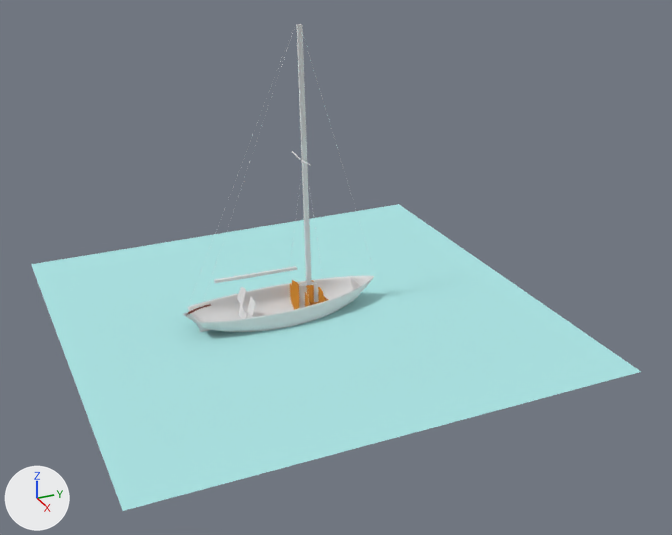
Two versions of the Blender file GD28.blend, one commit apart.
Rendered twice from a camera (50 mm lens) standing at (33.5, -12.5, 18.5) and looking at (1.8, 1.7, 2.7). The axes (+X, +Y, +Z) are drawn at lower left. The lights are the same throughout.

In view in the first picture: 'Hull.3d', 'Mast', 'Plane'.
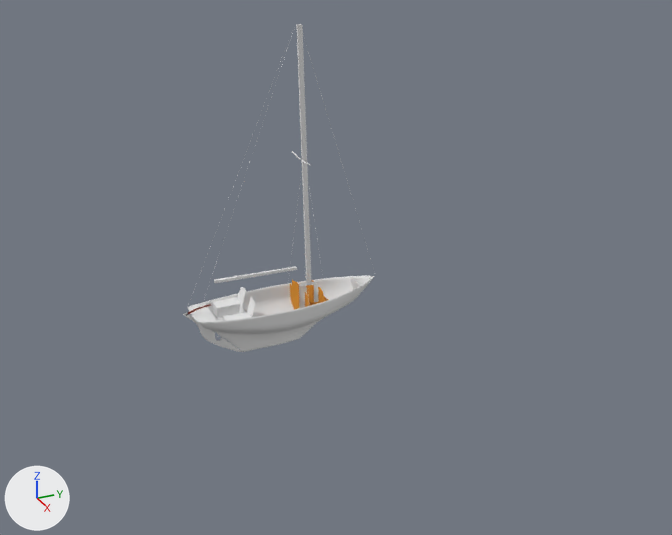
Commit message: rough Cockpit added

The edits, one by one:
Mesh me_plane is new.
It has 776 vertices, 261 faces, 388 loose edges and spans x -0.93..0.93, y -1.18..1.13, z 0.0..0.66.
Object 'Plane' (ob_plane) is now hidden.
Object 'Cockpit floor rough' (ob_cockpit_floor_rough) is new; it shows me_plane.
Its location is (0.0, -2.8, 0.21).
Its scale is (1.25, 1.0, 1.0).
Object 'Propeler shaft' (ob_propeler_shaft) is new; it shows a copy of the mesh of ob_stay_back.
Its location is (0.0, -2.48, -0.37).
Its rotation in degrees is (-88, 0, 0).
Its scale is (0.0125, 0.0125, 0.485).

Changed parts and their boxes [x1, y1, x2, y2] in the pictures (672 x 535 px):
'Plane', hidden (cyan): before [31, 204, 641, 511]
'Cockpit floor rough', added: after [188, 297, 253, 331]
